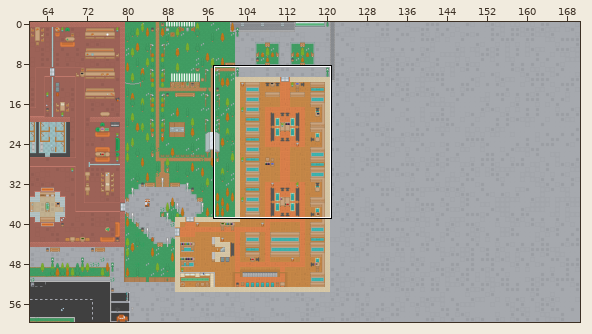
Two versions of a level (Tiled map, app/assets/MapLib.tmx). The first picture is a wide view before the edit; the outline marks the close-up.
Close-up. Old version:
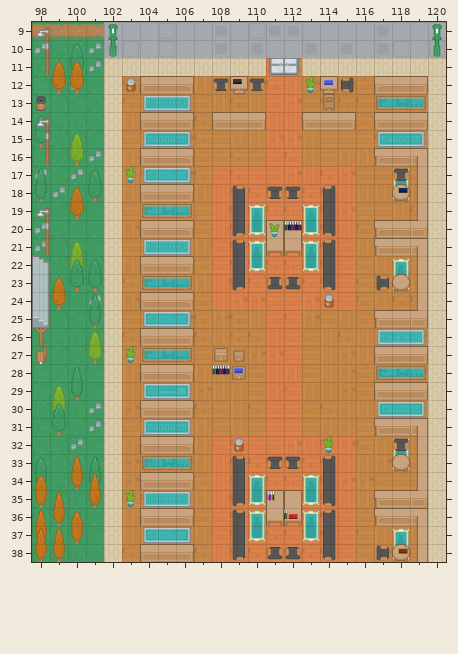
Cells are 64x64 px. Shown: x 98..120, y 9..38. The commit also changed other parts of the map, which this record leaves out.
Once edited:
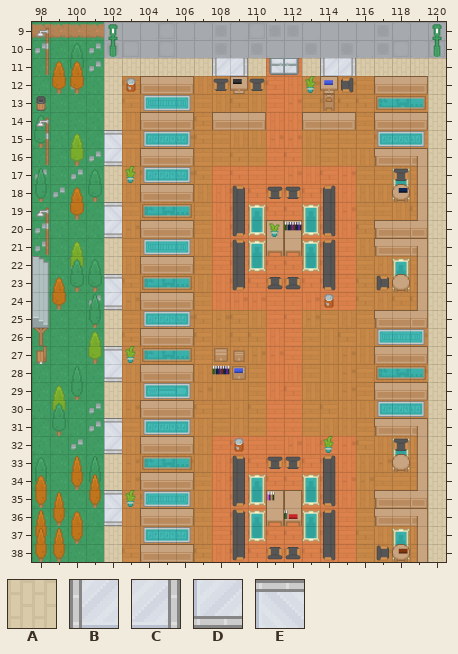
Key: from "City": A 744, B 871, C 873; from "Custom": D 93, E 103.
_ is an empty cell.
From old to new:
Layer "Ground":
y 11: x 108..109 AA -> BC; x 114..115 AA -> BC
y 15: x 102 A -> E
y 16: x 102 A -> D
y 19: x 102 A -> E
y 20: x 102 A -> D
y 23: x 102 A -> E
y 24: x 102 A -> D
y 27: x 102 A -> E
y 28: x 102 A -> D
y 31: x 102 A -> E
y 32: x 102 A -> D
y 35: x 102 A -> E
y 36: x 102 A -> D
Where, in picture pixels (left, top, right, bottom), the same in both close-ups:
changed: (212, 58, 248, 76)
changed: (320, 58, 356, 76)
changed: (104, 130, 122, 166)
changed: (104, 202, 122, 238)
changed: (104, 274, 122, 310)
changed: (104, 346, 122, 382)
changed: (104, 418, 122, 454)
changed: (104, 490, 122, 526)
